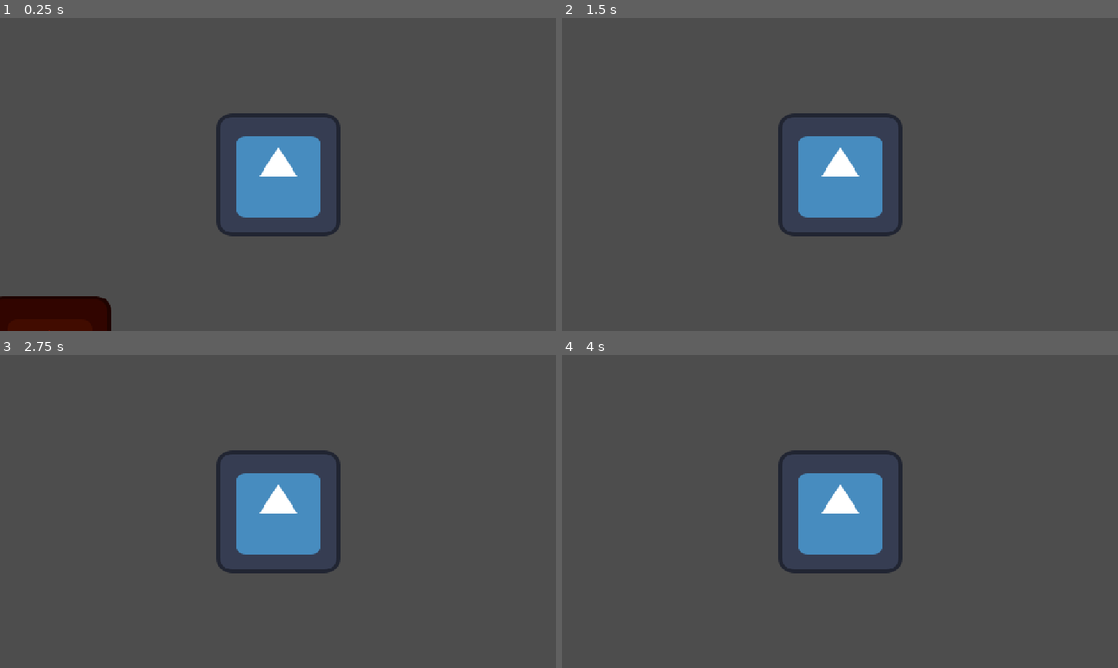
Above: before the commit, frames 1-4 (two rows, left to right).
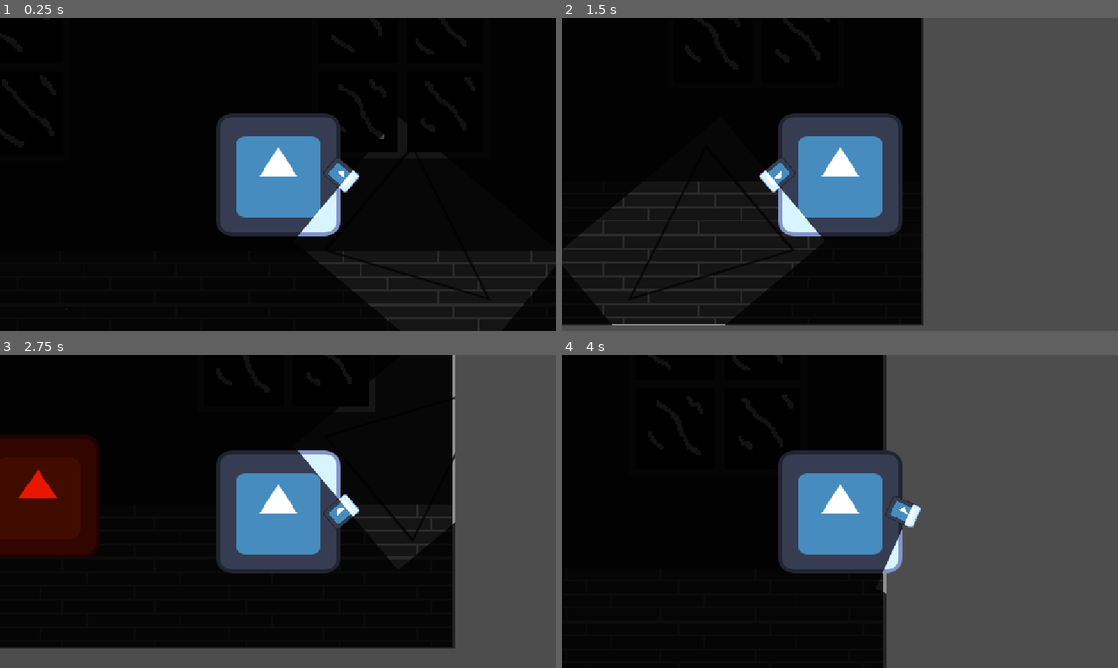
Above: after the commit, the same moments.

Repository: Menamejeff34/GameJam1
Game: Godot game, scene res://Scenes/DebugRoom/debug_room.tscn
The game is run twice, just before and just after one commit, with the same random seed, the same clock (stepped at 60 frames per second) and the same inputs. This scene is started directly instead of the project's main scene. The engine's default icon, where the game draws it, is replaced by a stand-in: a white triangle on a blue panel in a dark square.
Inputs (mouse positions are in pixels of both pictures, inside the frame that each line leads up to):
- Up to frame 1 (0.25 s): no input
- Up to frame 2 (1.5 s): tap Enter (ui_accept) at 0.5, 0.77 s; move the mouse to (962, 158) at 0.52 s; hold Right (ui_right) 0.53-1.25 s; tap O at 0.6 s; click (962, 158) at 0.67 s; drag from (728, 190) to (812, 237) at 1.27 s
- Up to frame 3 (2.75 s): move the mouse to (333, 442) at 2.02 s; hold Left (ui_left) from 2.03 s (still down); tap Shift at 2.1 s; click (333, 442) at 2.17 s
- Up to frame 4 (4 s): release Left (ui_left) at 2.75 s; tap Enter (ui_accept) at 2.75, 3.77 s; drag from (812, 574) to (673, 464) at 2.77 s; move the mouse to (1006, 558) at 3.52 s; hold Right (ui_right) from 3.53 s (still down); tap O at 3.6 s; click (1006, 558) at 3.67 s

The runs differ from the first frame. In frame 1, 92% of the frame differs, in the area x 0-100%, y 0-100%; in frame 2, 56%; in frame 3, 69%; in frame 4, 51%.

Commit message:
Added a flashlight that follows the mouse, player now also follows the mouse

Diff:
--- a/nsjs/Scenes/DebugRoom/debug_room.tscn
+++ b/nsjs/Scenes/DebugRoom/debug_room.tscn
@@ -1,27 +1,33 @@
 [gd_scene load_steps=6 format=3 uid="uid://cb2m5ea70g1sg"]
 
 [ext_resource type="PackedScene" uid="uid://b5fouvn82sc3f" path="res://Scenes/Enemies/enemy_1_test.tscn" id="1_8lsky"]
-[ext_resource type="Texture2D" uid="uid://bcddwwj3gs74j" path="res://icon.svg" id="2_bh3qi"]
+[ext_resource type="Texture2D" uid="uid://cwqwqpjig2o1w" path="res://Scenes/DebugRoom/debugRoomSprite.png" id="1_otl0v"]
 [ext_resource type="PackedScene" uid="uid://6q2jgpy6xauq" path="res://Scenes/Player/player.tscn" id="3_otl0v"]
 
 [sub_resource type="RectangleShape2D" id="RectangleShape2D_8lsky"]
 size = Vector2(129, 113)
 
 [sub_resource type="WorldBoundaryShape2D" id="WorldBoundaryShape2D_bh3qi"]
-distance = 127.0
+distance = 211.0
 
 [node name="DebugRoom" type="Node2D"]
 
-[node name="Icon" type="Sprite2D" parent="."]
-position = Vector2(-228, -213)
-texture = ExtResource("2_bh3qi")
+[node name="DebugRoomSprite" type="Sprite2D" parent="."]
+modulate = Color(0.217701, 0.217701, 0.217701, 1)
+position = Vector2(-284, -256)
+texture = ExtResource("1_otl0v")
+
+[node name="DebugRoomSprite2" type="Sprite2D" parent="."]
+modulate = Color(0.224905, 0.224905, 0.224905, 1)
+position = Vector2(511, -256)
+texture = ExtResource("1_otl0v")
 
 [node name="StaticBody2D2" type="StaticBody2D" parent="."]
 collision_layer = 3
 collision_mask = 3
 
 [node name="CollisionShape2D" type="CollisionShape2D" parent="StaticBody2D2"]
-position = Vector2(170, -68)
+position = Vector2(618, -76)
 shape = SubResource("RectangleShape2D_8lsky")
 
 [node name="StaticBody2D3" type="StaticBody2D" parent="."]
@@ -43,10 +49,10 @@
 
 [node name="Enemy1Test" parent="." instance=ExtResource("1_8lsky")]
 modulate = Color(0.912106, 0.0856072, 1.92523e-07, 1)
-position = Vector2(13, -73)
+position = Vector2(-159, -139)
 
 [node name="Player" parent="." instance=ExtResource("3_otl0v")]
-position = Vector2(185, -283)
+position = Vector2(608, -245)
 
 [node name="Camera2D" type="Camera2D" parent="Player"]
 zoom = Vector2(2, 2)
--- a/nsjs/Scenes/Player/player.gd
+++ b/nsjs/Scenes/Player/player.gd
@@ -1,14 +1,18 @@
 extends CharacterBody2D
+
+@onready var flash_sprite: Sprite2D = $FlashSprite
+@onready var sprite: AnimatedSprite2D = $Sprite
 
 
 const SPEED = 300.0
 const JUMP_VELOCITY = -400.0
-
+var direction := 0
 func _ready() -> void:
 	Utility.player_pos = position
 
 func _physics_process(delta: float) -> void:
-
+	spriteDirection()
+	flashlight()
 	# Needed to allow other nodes to know the player's position
 	Utility.player_pos = position
 
@@ -18,10 +22,26 @@
 	if Input.is_action_just_pressed("ui_accept") and is_on_floor():
 		velocity.y = JUMP_VELOCITY
 
-	var direction := Input.get_axis("ui_left", "ui_right")
+	direction = Input.get_axis("ui_left", "ui_right")
 	if direction:
 		velocity.x = direction * SPEED
 	else:
 		velocity.x = move_toward(velocity.x, 0, SPEED)
 
+
 	move_and_slide()
+
+func spriteDirection():
+	if get_local_mouse_position().x > sprite.position.x:
+		sprite.flip_h = false
+	elif get_local_mouse_position().x < sprite.position.x:
+		sprite.flip_h = true
+
+func flashlight():
+	flash_sprite.look_at(get_global_mouse_position())
+	if sprite.flip_h == false:
+		flash_sprite.position.x = sprite.position.x + 65
+		flash_sprite.rotation_degrees = clamp(flash_sprite.rotation_degrees,-40,40)
+	elif sprite.flip_h == true:
+		flash_sprite.position.x = sprite.position.x - 65
+		flash_sprite.rotation_degrees = clamp(flash_sprite.rotation_degrees,140,230)
--- a/nsjs/Scenes/Player/player.tscn
+++ b/nsjs/Scenes/Player/player.tscn
@@ -1,7 +1,8 @@
-[gd_scene load_steps=5 format=3 uid="uid://6q2jgpy6xauq"]
+[gd_scene load_steps=6 format=3 uid="uid://6q2jgpy6xauq"]
 
 [ext_resource type="Script" uid="uid://bboa78txuuaec" path="res://Scenes/Player/player.gd" id="1_a3d8c"]
 [ext_resource type="Texture2D" uid="uid://bcddwwj3gs74j" path="res://icon.svg" id="1_uvnfx"]
+[ext_resource type="Texture2D" uid="uid://bsb6rkvpjcgon" path="res://Scenes/Player/triangle.png" id="3_xpcdj"]
 
 [sub_resource type="SpriteFrames" id="SpriteFrames_xpcdj"]
 animations = [{
@@ -30,3 +31,17 @@
 
 [node name="Collision" type="CollisionShape2D" parent="."]
 shape = SubResource("CapsuleShape2D_a3d8c")
+
+[node name="FlashSprite" type="Sprite2D" parent="."]
+position = Vector2(63, 3.8147e-06)
+scale = Vector2(0.25, 0.1875)
+texture = ExtResource("1_uvnfx")
+
+[node name="flashlight" type="PointLight2D" parent="FlashSprite"]
+position = Vector2(340, -2.03451e-05)
+rotation = 1.5708
+energy = 3.0
+shadow_enabled = true
+texture = ExtResource("3_xpcdj")
+offset = Vector2(0, -135)
+texture_scale = 4.0
Binary file added: nsjs/Scenes/DebugRoom/debugRoomSprite.png
Not shown, added: nsjs/Scenes/DebugRoom/debugRoomSprite.png.import
Binary file added: nsjs/Scenes/Player/triangle.png
Not shown, added: nsjs/Scenes/Player/triangle.png.import
